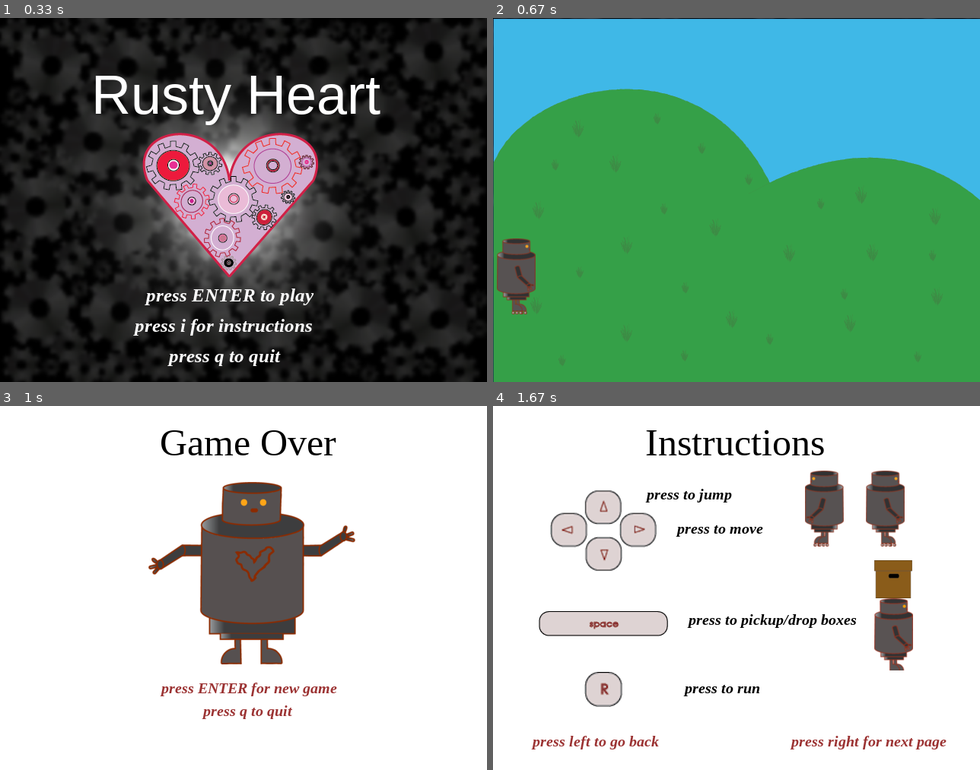
Above: before the commit, frames 1-4 (two rows, left to right).
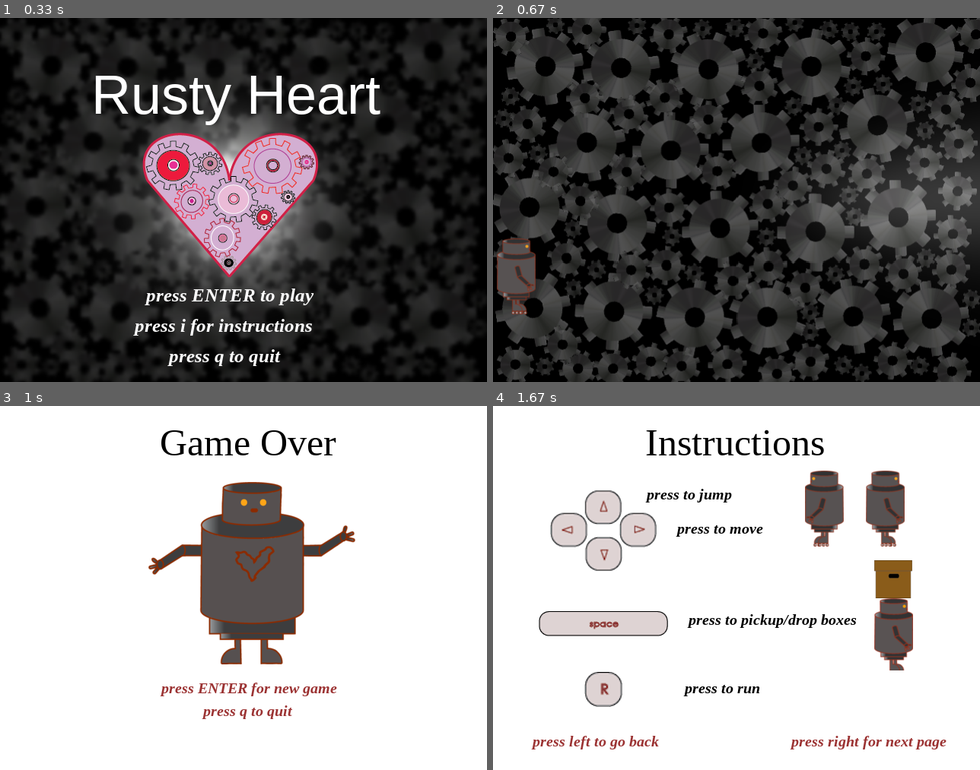
Above: after the commit, the same moments.

Repository: beatriceliang/RustyHeart
Game: pygame game, started from RustyHeart.py
Two runs of this game, one before a commit and one after it. Both use one fixed random seed, a clock stepped at 60 frames per second and the inputs below. The source is Python 2; it was converted automatically to run under Python 3.
Inputs:
- Up to frame 1 (0.33 s): no input
- Up to frame 2 (0.67 s): tap Enter at 0.33 s
- Up to frame 3 (1 s): hold Q from 0.67 s (still down); hold Right from 0.67 s (still down)
- Up to frame 4 (1.67 s): release Q at 1.13 s; release Right at 1.13 s; tap Enter at 1.17 s; tap I at 1.5 s

Frame 1 is identical in both runs. In frame 2, 99% of the frame differs, in the area x 0-100%, y 0-100%; in frame 3, nothing differs; in frame 4, nothing differs.

Commit message:
rearranged code for better organization

Diff:
--- a/RustyHeart.py
+++ b/RustyHeart.py
@@ -28,39 +28,44 @@
 
 		self.rusty = rusty.Rusty((5,180))
 
-		outdoor = {"metal":pygame.image.load("images/stump1.png").convert_alpha(),"cardboard":pygame.image.load("images/leaf.png").convert_alpha()}
-		factory = {"metal":pygame.image.load("images/mbox1.png").convert_alpha(),"cardboard":pygame.image.load("images/cbox.png").convert_alpha()}
-
-		self.boxImages = {"outdoor": outdoor ,"factory":factory}
-		self.backgrounds = {"outdoor": pygame.image.load("images/outdoor.png"),"factory": pygame.image.load("images/factory.png").convert_alpha(),"heartPicture":pygame.image.load("images/heartPicture.png").convert_alpha()}
+
+		self.level = -1
+
+
+		outdoor = {"music": pygame.mixer.Sound('music/songs/Carefree.wav'),"background":pygame.image.load("images/outdoor/outdoor.png"),"metal":pygame.image.load("images/outdoor/stump1.png").convert_alpha(),"cardboard":pygame.image.load("images/outdoor/leaf.png").convert_alpha()}
+		factory = {"music": pygame.mixer.Sound('music/songs/EveningofChaos.wav'), "background":pygame.image.load("images/factory/factory.png"),"metal":pygame.image.load("images/factory/mbox1.png").convert_alpha(),"cardboard":pygame.image.load("images/factory/cbox.png").convert_alpha()}
+		forest = {"music": pygame.mixer.Sound('music/songs/Carefree.wav'),"background":pygame.image.load("images/forest/forest.png"),"metal":pygame.image.load("images/forest/rock.png").convert_alpha(),"cardboard":pygame.image.load("images/forest/mushroom.png").convert_alpha()}
+
+		self.levels = [factory,forest ,outdoor]
+		self.backgrounds = {"heartPicture":pygame.image.load("images/heartPicture.png").convert_alpha()}
+
 		self.objects = []
 		self.Spikes = []
 		self.Door = None
-		self.mode = ""
 		self.heart = None
 
-	def drawBkg(self, imageName = None, rect = None):
+	def drawBkg(self, image = None, rect = None):
 		'''Draws the background elements. If it is given a image name, then the background will be filled by the given image'''
-		if imageName != None:
-			background = self.backgrounds[imageName]
+		if image != None:
+			background = image
 		if rect == None:
-			if imageName == None:
+			if image == None:
 				self.screen.fill((255,255,255))
 			else:
 				self.screen.blit(background,(0,0))
 			self.refresh.append(self.screen.get_rect())
 		else:
-			if imageName == None:
+			if image == None:
 				self.screen.fill( (255, 255, 255), rect )
 			else:
-
 				self.screen.blit(background,rect,rect)
 			self.refresh.append( rect )
 	def blit(self,obj):
 		if obj.rect.right > 0 or obj.rect.left <self.screensize[0]:
 			self.screen.blit(obj.image,obj.rect)
 			self.refresh.append(obj.rect)
-	def updateState(self,background=None):
+	def updateState(self):
+		background = self.levels[self.level]["background"]
 		self.drawBkg(background,self.rusty.rect)
 		if self.rusty.rect.right >= self.screensize[0]:
 			diffX = self.rusty.rect.left
@@ -94,17 +99,25 @@
 		pygame.display.update(self.refresh)
 
 		self.refresh = []
-	def loadLevel(self, level,background = None):
-		self.mode = background
-		boxImages = self.boxImages[background]
-		metalSize = boxImages["metal"].get_rect().width
-		cardboardSize = boxImages["cardboard"].get_rect().width
-		self.drawBkg(background)
+	def loadLevel(self):
+		if self.level > -1:
+			self.levels[self.level]["music"].stop()
+
+		self.level += 1
+		levelStuff = self.levels[self.level]
+		levelStuff["music"].play(-1)
+
+		lvl = 'levels/level'+str(self.level)+'.csv'
+
+
+		metalSize = levelStuff["metal"].get_rect().width
+		cardboardSize = levelStuff["cardboard"].get_rect().width
+		self.drawBkg(levelStuff["background"])
 		self.objects = []
 		self.Spikes = []
 		if(self.heart!=None):
 			self.heart.visible = False
-		fp = open(level,'r')
+		fp = open(lvl,'r')
 		level = fp.read().split("\r")
 		fp.close()
 		row = 0
@@ -118,17 +131,17 @@
 					column += metalSize
 					mCount = 0
 				elif obj == 'm':
-					self.objects.append(box.Box([column,row],"metal",self.rusty,boxImages))
+					self.objects.append(box.Box([column,row],"metal",self.rusty,levelStuff))
 					column +=metalSize
 				elif obj == 'c':
-					cbox = box.Box([column,row],"cardboard",self.rusty,boxImages)
+					cbox = box.Box([column,row],"cardboard",self.rusty,levelStuff)
 					self.objects.append(cbox)
 					column += cardboardSize
 					mCount = 0
 				elif obj == 'C':
 					self.heart = Heart.Heart([column+10, row+10])
 					self.objects.append(self.heart)
-					cbox = box.Box([column,row],"cardboard",self.rusty,boxImages)
+					cbox = box.Box([column,row],"cardboard",self.rusty,levelStuff)
 					self.objects.append(cbox)
 					column += cardboardSize
 					mCount = 0
@@ -157,18 +170,15 @@
 		self.refresh = []
 
 		soundstate = "start"
-		#pygame.mixer.music.load('music/start.mp3')
-		#pygame.mixer.music.play(-1)
 
 		#music
+
 		startMusic = pygame.mixer.Sound('music/songs/CalltoAdventure.wav')
 		instructionsMusic = pygame.mixer.Sound('music/songs/AdventureMeme.wav')
-		factoryMusic = pygame.mixer.Sound('music/songs/EveningofChaos.wav')
-		outdoorMusic = pygame.mixer.Sound('music/songs/Carefree.wav')
-		gameOverMusic = pygame.mixer.Sound('music/songs/AllThis.wav')
+
 		creditsMusic = pygame.mixer.Sound('music/songs/RadioMartini.wav')
 		bruceMusic = pygame.mixer.Sound('music/songs/TakeaChance.wav')
-
+		gameOverMusic = pygame.mixer.Sound('music/songs/AllThis.wav')
 
 		#sounds
 		jump = pygame.mixer.Sound( "music/sounds/jumping.wav" )
@@ -192,7 +202,7 @@
 			if self.state == "start":
 				'''Creates the start screen'''
 				soundstate == "play"
-				self.drawBkg(imageName = "heartPicture")
+				self.drawBkg(image = self.backgrounds["heartPicture"])
 
 				afont = pygame.font.SysFont("Arial", 72)
 				title = afont.render("Rusty Heart",True,(255,255,255))
@@ -219,8 +229,7 @@
 						if event.key == pygame.K_RETURN:
 							self.state = "sandbox"
 							startMusic.stop()
-							factoryMusic.play(-1)
-							self.loadLevel('levels/level0.csv','outdoor')
+							self.loadLevel()
 
 
 				pygame.display.update(self.refresh)
@@ -233,8 +242,8 @@
 							self.rusty.box = None
 							self.state = "end"
 							gameOverMusic.play(-1)
-							factoryMusic.stop()
-							outdoorMusic.stop()
+
+							self.levels[self.level]["music"].stop()
 
 						if event.key == pygame.K_r:
 							self.rusty.fast = True
@@ -250,11 +259,8 @@
 								self.Door = None
 								self.rusty.box = None
 
-								self.loadLevel('levels/level1.csv','outdoor')
+								self.loadLevel()
 								level.play()
-
-								factoryMusic.stop()
-								outdoorMusic.play(-1)
 
 							else:
 								self.rusty.jump()
@@ -295,12 +301,11 @@
 
 					self.state = 'end'
 
-					factoryMusic.stop()
-					outdoorMusic.stop()
-
+					self.levels[self.level]["music"].stop()
+					self.level = -1
 					gameOverMusic.play(-1)
 
-				self.updateState(self.mode)
+				self.updateState()
 				# throttle the game speed to 30fps
 				self.clock.tick(30)
 
@@ -333,13 +338,13 @@
 				fast = afont.render("press to run",True,(0,0,0))
 				self.screen.blit(fast,(250,360))
 
-				rustyleft = pygame.image.load( "images/leftrusty.png" ).convert_alpha()
+				rustyleft = pygame.image.load( "images/rusty/leftrusty.png" ).convert_alpha()
 				self.screen.blit( rustyleft, (410, 85) )
 
-				rustyright = pygame.image.load( "images/rightrusty.png" ).convert_alpha()
+				rustyright = pygame.image.load( "images/rusty/rightrusty.png" ).convert_alpha()
 				self.screen.blit( rustyright, (490, 85) )
 
-				rustybox = pygame.image.load( "images/rustybox.png" ).convert_alpha()
+				rustybox = pygame.image.load( "images/rusty/rustybox.png" ).convert_alpha()
 				self.screen.blit( rustybox, (480, 185) )
 
 				prevpg = afont.render("press left to go back", True, (155,50,50))
@@ -388,10 +393,10 @@
 				door = afont.render("press up to walk through",True,(0,0,0))
 				self.screen.blit(door,(210,345))
 
-				rustyspike = pygame.image.load( "images/rustyspike.png" ).convert_alpha()
+				rustyspike = pygame.image.load( "images/rusty/rustyspike.png" ).convert_alpha()
 				self.screen.blit( rustyspike, (460, 40) )
 
-				door = pygame.image.load( "images/rustydoor.png" ).convert_alpha()
+				door = pygame.image.load( "images/rusty/rustydoor.png" ).convert_alpha()
 				self.screen.blit( door, (460, 300) )
 
 				prevpg = afont.render("press left to go back", True, (155,50,50))
@@ -415,12 +420,13 @@
 
 			if self.state == "end":
 				'''Creates a game over page'''
+				self.level = -1
 				self.drawBkg()
 				afont = pygame.font.SysFont("Times New Roman", 50)
 				title = afont.render("Game Over",True,(0,0,0))
 				self.screen.blit(title,(210,20))
 
-				rusty = pygame.image.load( "images/rustysmall.png" ).convert_alpha()
+				rusty = pygame.image.load( "images/rusty/rustysmall.png" ).convert_alpha()
 				self.screen.blit( rusty, (195, 100) )
 
 				afont = pygame.font.SysFont("Times New Roman", 20, italic = True, bold = True)
--- a/rusty.py
+++ b/rusty.py
@@ -7,9 +7,9 @@
 		self.start = start
 		self.speed = [0,0]
 
-		self.rightImage = pygame.image.load("images/rightrusty.png").convert_alpha()
-		self.leftImage = pygame.image.load("images/leftrusty.png").convert_alpha()
-		self.waveImage = pygame.image.load("images/rustysmaller.png").convert_alpha()
+		self.rightImage = pygame.image.load("images/rusty/rightrusty.png").convert_alpha()
+		self.leftImage = pygame.image.load("images/rusty/leftrusty.png").convert_alpha()
+		self.waveImage = pygame.image.load("images/rusty/rustysmaller.png").convert_alpha()
 		self.image = self.rightImage
 		self.left = False
 		self.rect = self.image.get_rect().move(self.start[0],self.start[1])
Renamed: images/cardboardbox.png -> images/factory/cardboardbox.png
Renamed: images/cbox.png -> images/factory/cbox.png
Renamed: images/cboxbw.png -> images/factory/cboxbw.png
Renamed: images/factory.png -> images/factory/factory.png
Renamed: images/mbox1.png -> images/factory/mbox1.png
Binary file added: images/forest/forest.png
Binary file added: images/forest/mushroom.png
Binary file added: images/forest/rock.png
Renamed: images/leaf.png -> images/outdoor/leaf.png
Renamed: images/outdoor.png -> images/outdoor/outdoor.png
Renamed: images/stump.png -> images/outdoor/stump.png
Renamed: images/stump1.png -> images/outdoor/stump1.png
(and 16 more such lines)
